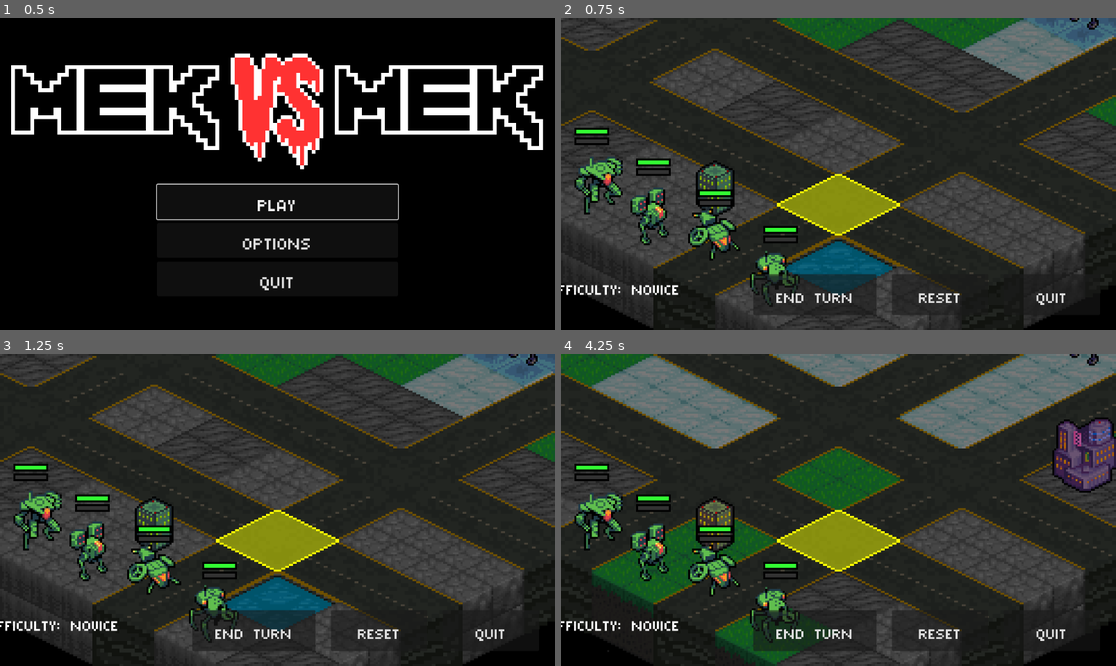
Above: before the commit, frames 1-4 (two rows, left to right).
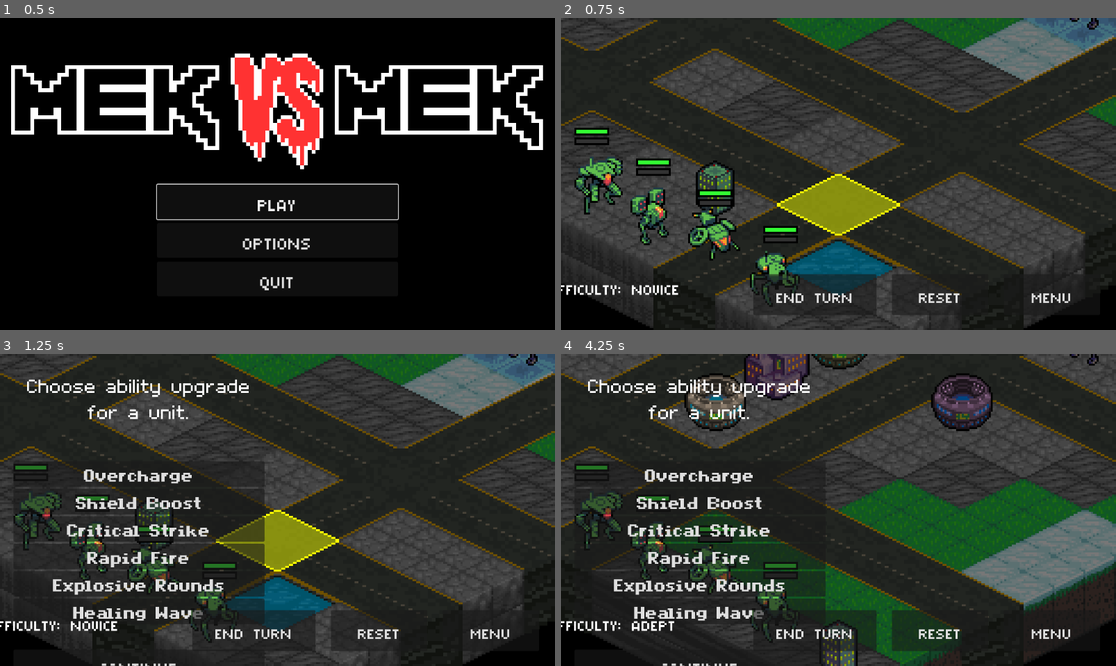
Above: after the commit, the same moments.

Repository: Tekknobot/Terrain
Game: Godot game, scene res://Scenes/TitleScreen.tscn
Same seed, same stepped clock (60 frames per second), same inputs: the game is played once before the commit and once after it.
Inputs (mouse positions are in pixels of both pictures, inside the frame that each line leads up to):
- Up to frame 1 (0.5 s): no input
- Up to frame 2 (0.75 s): click "PLAY" at 0.5 s
- Up to frame 3 (1.25 s): no input
- Up to frame 4 (4.25 s): click "Quit" (after the commit: "Menu") at 1.25 s; click "PLAY" at 2 s; click (699, 665) at 2.75 s, where only the run after the commit has a clickable "CONTINUE"; click (699, 665) at 3.5 s, where only the run after the commit has a clickable "CONTINUE"

Frame 1 is identical in both runs. In frame 2, 0.1% of the frame differs, in the area x 84-92%, y 88-92%; in frame 3, 9.9%; in frame 4, 51%, in the area x 0-100%, y 0-100%.

Commit message:
Set ability modes to false after use.

Diff:
--- a/Scenes/Main.tscn
+++ b/Scenes/Main.tscn
@@ -298,12 +298,12 @@
 theme_override_font_sizes/font_size = 64
 text = "RESET"
 
-[node name="Quit" type="Button" parent="CanvasLayer/Control/HBoxContainer"]
+[node name="Menu" type="Button" parent="CanvasLayer/Control/HBoxContainer"]
 custom_minimum_size = Vector2(200, 72)
 layout_mode = 2
 theme_override_fonts/font = ExtResource("39_jffjd")
 theme_override_font_sizes/font_size = 64
-text = "Quit"
+text = "Menu"
 
 [node name="HUDLayer" type="CanvasLayer" parent="."]
 
@@ -471,5 +471,5 @@
 
 [connection signal="pressed" from="CanvasLayer/Control/HBoxContainer/EndTurn" to="TileMap" method="_on_end_turn_button_pressed"]
 [connection signal="pressed" from="CanvasLayer/Control/HBoxContainer/Reset" to="TileMap" method="_on_reset_pressed"]
-[connection signal="pressed" from="CanvasLayer/Control/HBoxContainer/Quit" to="TileMap" method="_on_back_pressed"]
+[connection signal="pressed" from="CanvasLayer/Control/HBoxContainer/Menu" to="TileMap" method="_on_back_pressed"]
 [connection signal="toggled" from="HUDLayer/Control/Ability" to="HUDLayer/Control" method="_on_ability_toggled"]
--- a/Scripts/TurnManager.gd
+++ b/Scripts/TurnManager.gd
@@ -20,7 +20,7 @@
 	# Wait one frame so TileMap can spawn units first
 	await get_tree().create_timer(0.5).timeout
 	call_deferred("_initialize_turns")
-	#_test_launch_reward_phase()
+	_test_launch_reward_phase()
 
 func _initialize_turns():
 	_populate_units()
--- a/Scripts/Unit.gd
+++ b/Scripts/Unit.gd
@@ -773,6 +773,7 @@
 	has_attacked = true
 	has_moved = true
 	get_child(0).self_modulate = Color(0.4, 0.4, 0.4, 1)
+	tilemap.critical_strike_mode = false
 
 # Call this method when the Rapid Fire ability is used.
 func rapid_fire(target_tile: Vector2i) -> void:
@@ -803,3 +804,4 @@
 	has_moved = true
 	get_child(0).self_modulate = Color(0.4, 0.4, 0.4, 1)
 	print("Rapid Fire activated by unit: ", name)
+	tilemap.rapid_fire_mode = false
